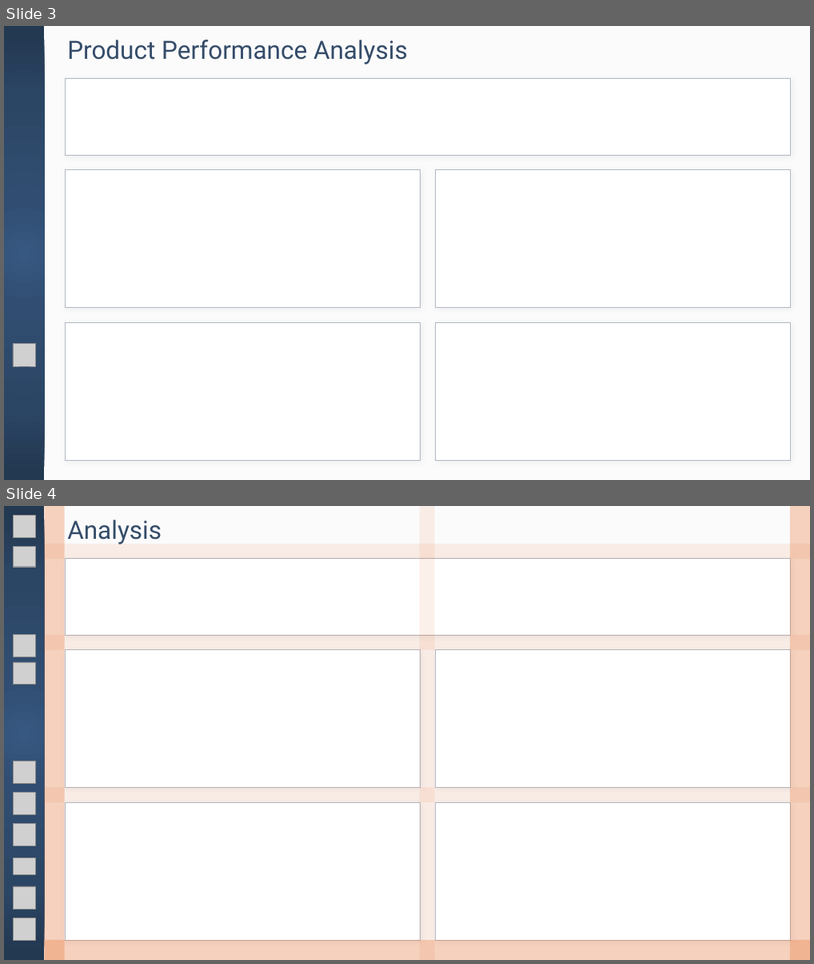
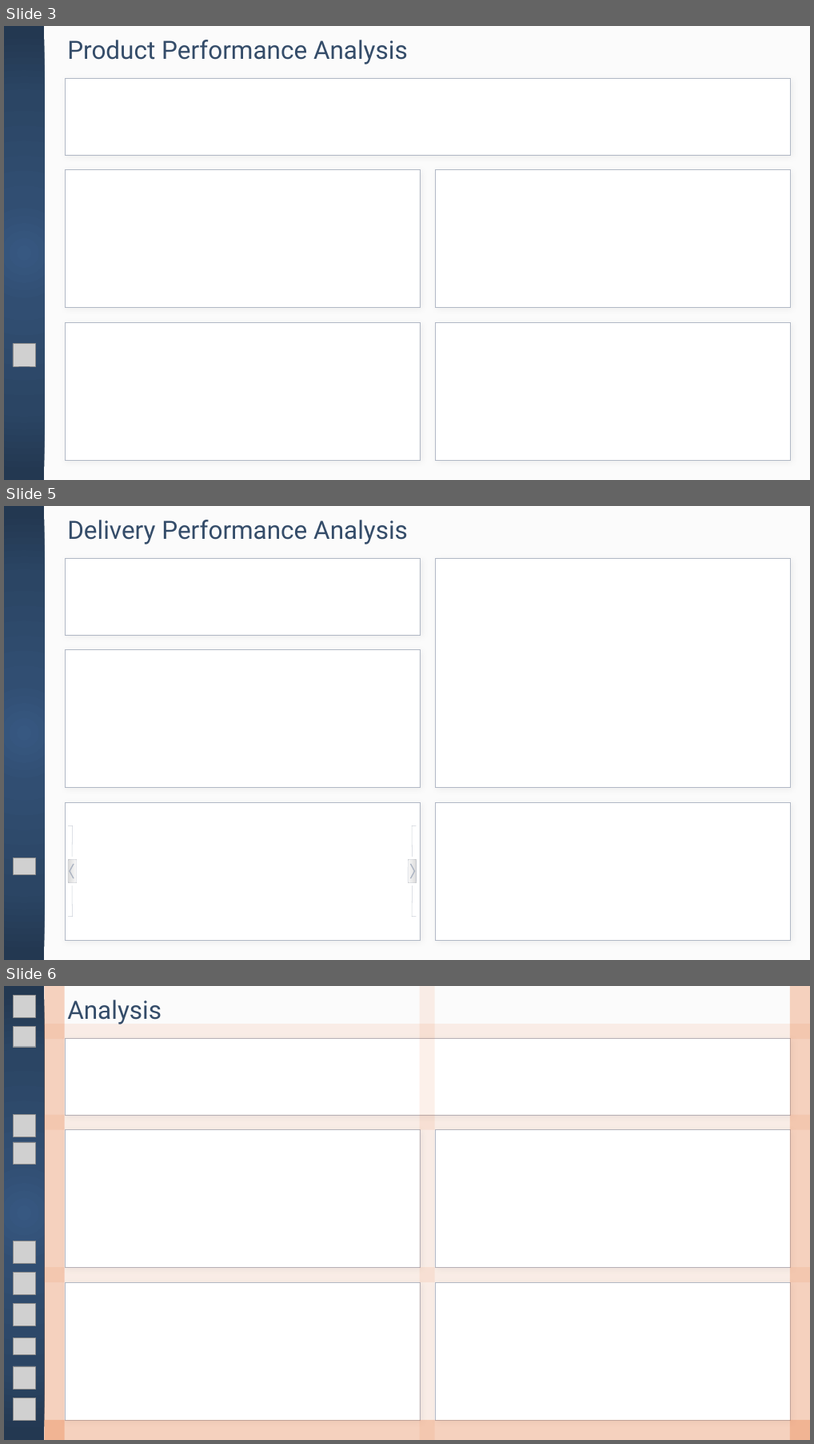
Before and after one commit to kon-mat/PracaInzynierska, a slide deck: BrazilianECommerce/Background/Backgrounds.pptx. Shown one above the other, each under a label of ours: slides 3 and 4 before the commit, slides 3, 5 and 6 after it; the slides between them are not shown. The pictures are 814x964 and 814x1444 pixels, drawn with LibreOffice and Linux fonts; fonts in the diff are those of the drawing; grey boxes stand for pictures. Boxes give left, top, right and bottom in pixels: in the first picture for what was removed or moved away, otherwise in the second. Text is boxed around its words. In the diff, an @@ line names an element or a change of style, - is before the commit and + after.

Commit message:
Budowanie raportu - Delivery - Szczegóły czasu dostawy w rozbiciu na procesy; Kluczowe wskaźniki wpływające na czas dostawy

```diff
--- a/BrazilianECommerce/Background/Backgrounds.pptx
+++ b/BrazilianECommerce/Background/Backgrounds.pptx
@@ slide 5 added at bbox=[4, 506, 810, 960], background #FFFFFF @@
@@ text added at bbox=[67, 520, 408, 544], 60 pt, text #344C69 @@
+Delivery Performance Analysis
@@ group added at bbox=[4, 506, 810, 960]: 7 rectangles @@
@@ picture added at bbox=[13, 858, 35, 875] @@
@@ group added at bbox=[68, 825, 76, 916]: 6 lines, 1 rounded rectangle @@
@@ group added at bbox=[408, 825, 416, 916]: 6 lines, 1 rounded rectangle @@
@@ what was slide 4 is now slide 6 @@
```
Also in this commit, not shown: 1 other slide added, 2 other files.
